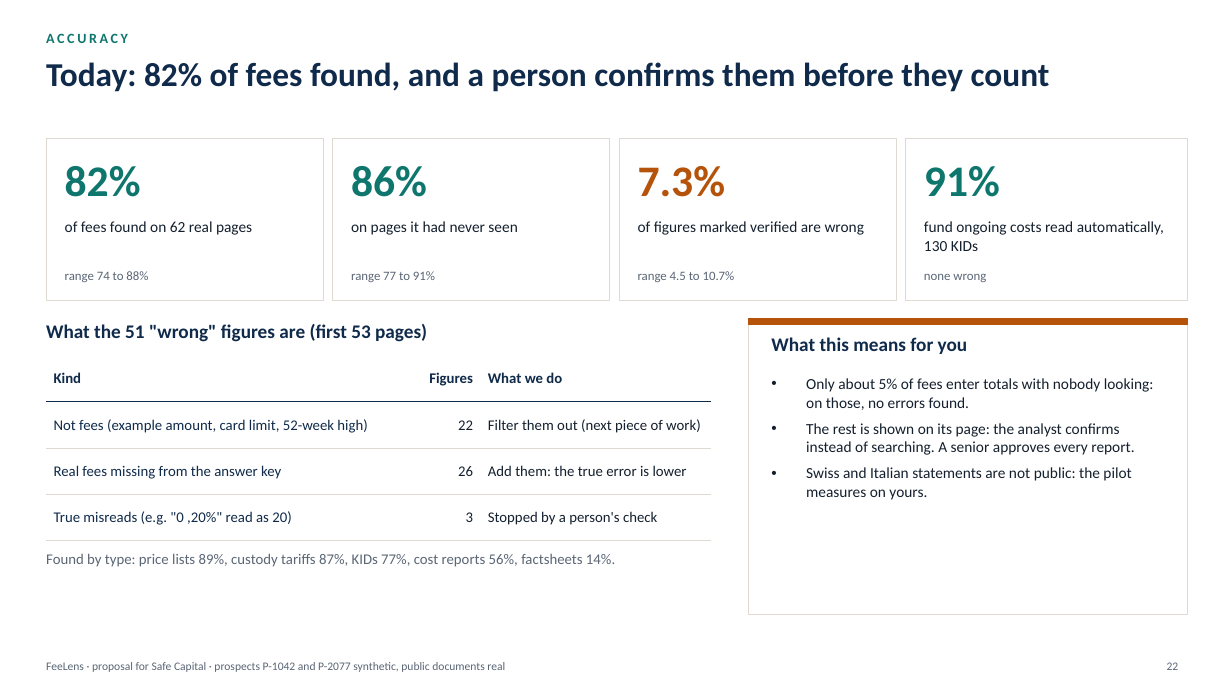
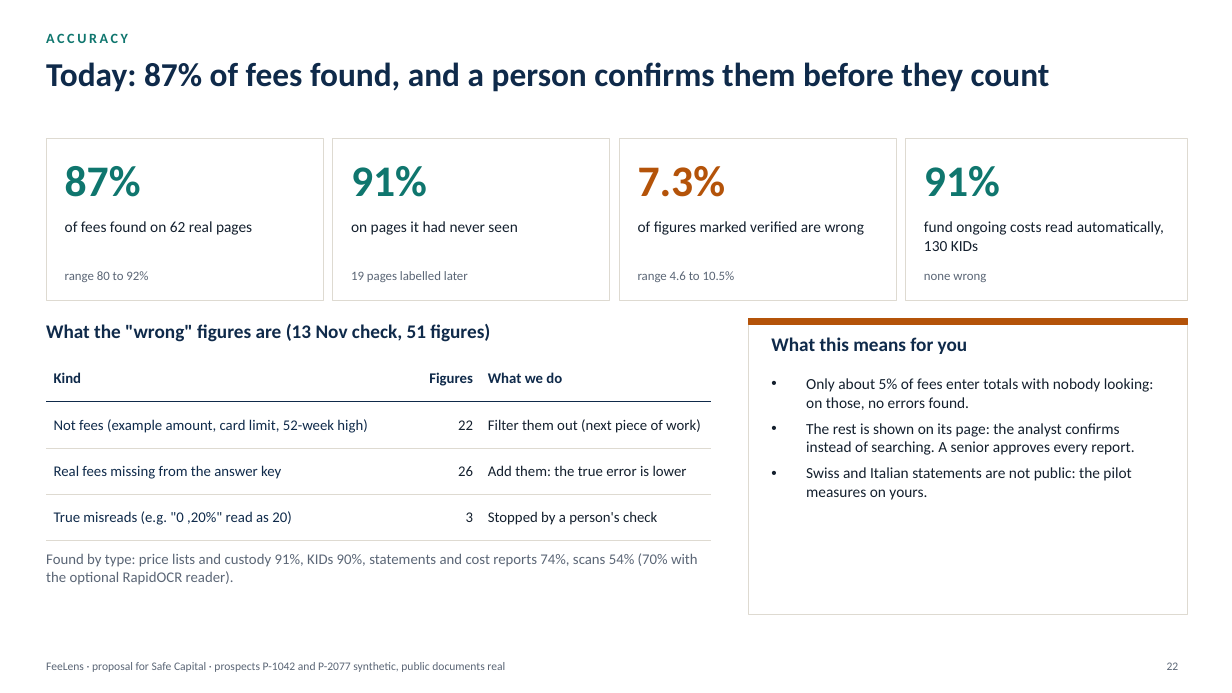
Before and after one commit to rossotti-alessandro/PortfolioCostEngine, a slide deck: slide 22 of slides/FeeLens_Proposal_EN.pptx. Drawn at 1232x693 pixels with LibreOffice and Linux fonts; fonts in the diff are those of the drawing. Boxes give left, top, right and bottom in pixels: in the first picture for what was removed or moved away, otherwise in the second. Text is boxed around its words. In the diff, an @@ line names an element or a change of style, - is before the commit and + after.

```diff
--- a/slides/FeeLens_Proposal_EN.pptx
+++ b/slides/FeeLens_Proposal_EN.pptx
@@ text at bbox=[46, 62, 1050, 92]: text changed @@
-Today: 82% of fees found, and a person confirms them before they count
+Today: 87% of fees found, and a person confirms them before they count
@@ text at bbox=[65, 166, 141, 197]: text changed @@
-82%
+87%
@@ text at bbox=[351, 166, 427, 197]: text changed @@
-86%
+91%
@@ text at bbox=[65, 271, 148, 282]: text changed @@
-range 74 to 88%
+range 80 to 92%
@@ text at bbox=[351, 271, 468, 282]: text changed @@
-range 77 to 91%
+19 pages labelled later
@@ text at bbox=[638, 271, 735, 282]: text changed @@
-range 4.5 to 10.7%
+range 4.6 to 10.5%
@@ text at bbox=[46, 324, 490, 342]: text changed @@
-What the 51 "wrong" figures are (first 53 pages)
+What the "wrong" figures are (13 Nov check, 51 figures)
@@ text at bbox=[46, 553, 698, 585]: text changed @@
-Found by type: price lists 89%, custody tariffs 87%, KIDs 77%, cost reports 56%, factsheets 14%.
+Found by type: price lists and custody 91%, KIDs 90%, statements and cost reports 74%, scans 54% (70% with the optional RapidOCR reader).
```
Also in this commit, not shown: 3 other slides changed, 20 other files.
